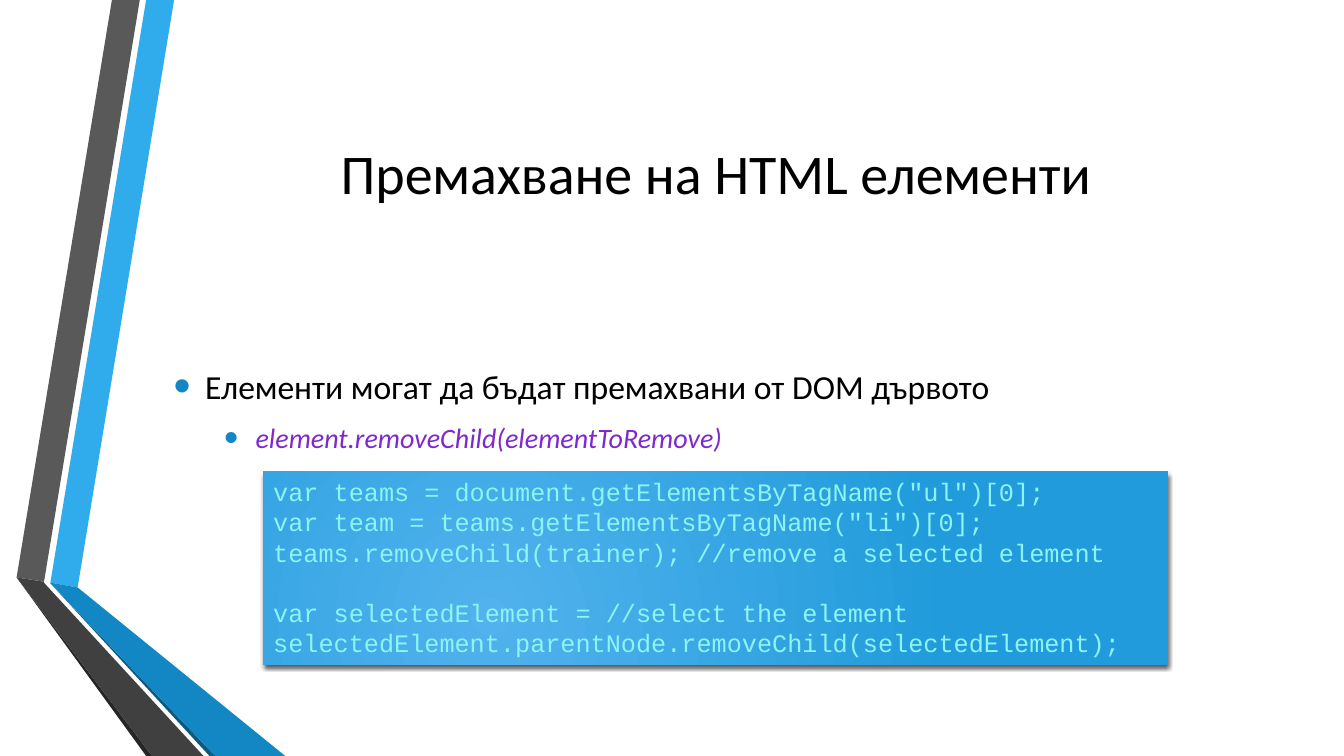
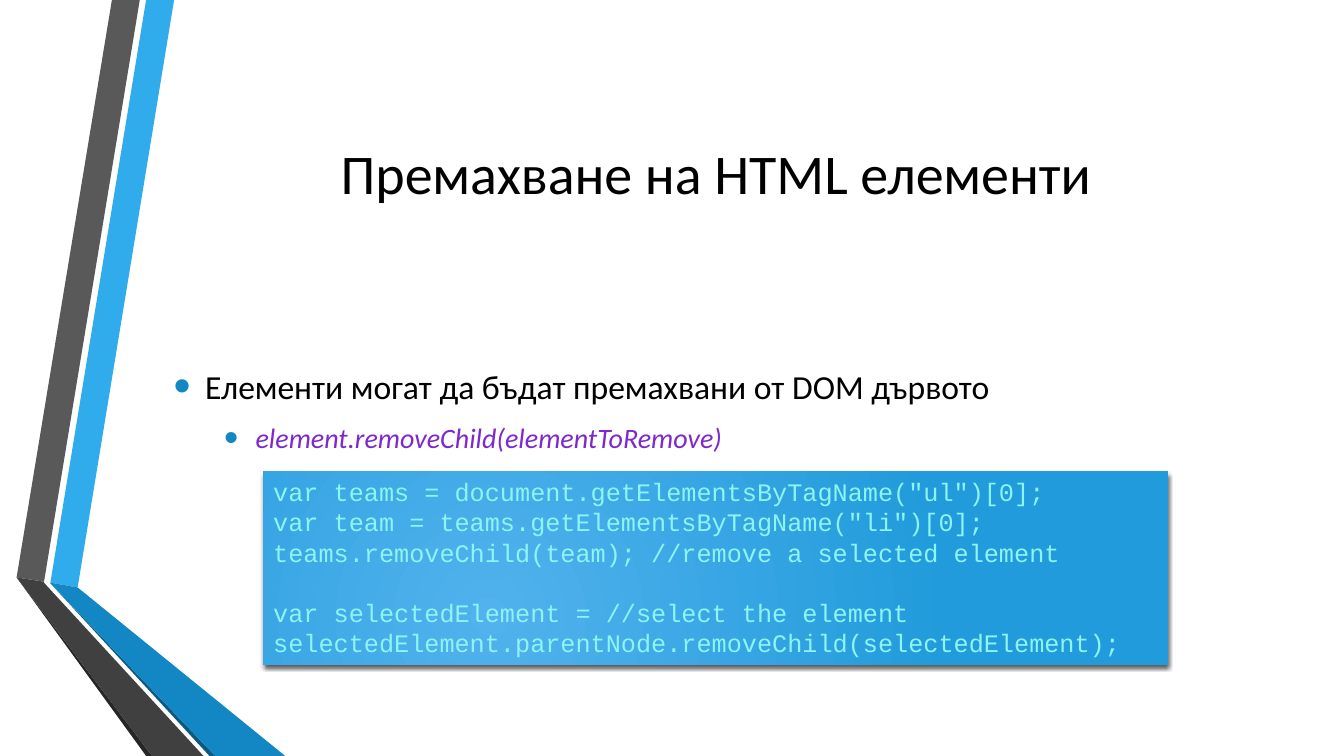
Before and after one commit to dnmitev/IT-Academy, a slide deck: slide 21 of JS Fundamentals/9.DOM&CSS/DOM&CSS.pptx. Drawn at 1344x756 pixels with LibreOffice and Linux fonts; fonts in the diff are those of the drawing; background and template pictures are left out. Boxes give left, top, right and bottom in pixels: in the first picture for what was removed or moved away, otherwise in the second. Text is boxed around its words. In the diff, an @@ line names an element or a change of style, - is before the commit and + after.

```diff
--- a/JS Fundamentals/9.DOM&CSS/DOM&CSS.pptx
+++ b/JS Fundamentals/9.DOM&CSS/DOM&CSS.pptx
@@ text in rectangle at (273,513,1060,567): text changed @@
-var team = teams.getElementsByTagName("li")[0]; teams.removeChild(trainer); //remove a selected element
+var team = teams.getElementsByTagName("li")[0]; teams.removeChild(team); //remove a selected element
```
Also in this commit, not shown: 1 other slide changed, 13 other files.
